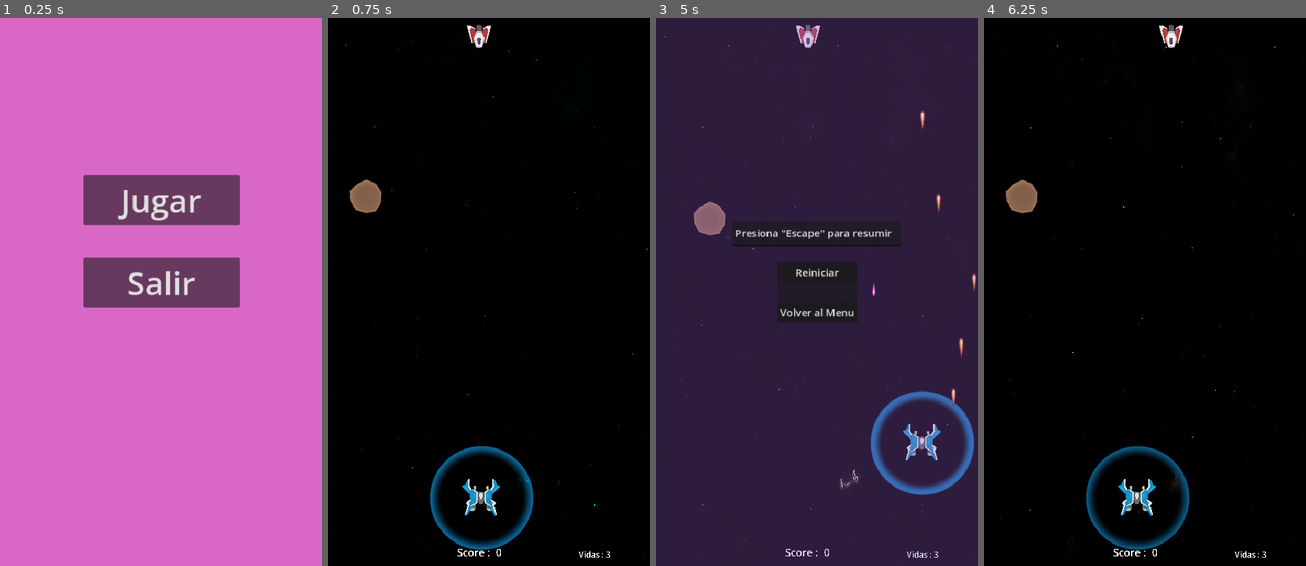
Above: before the commit, frames 1-4 (left to right).
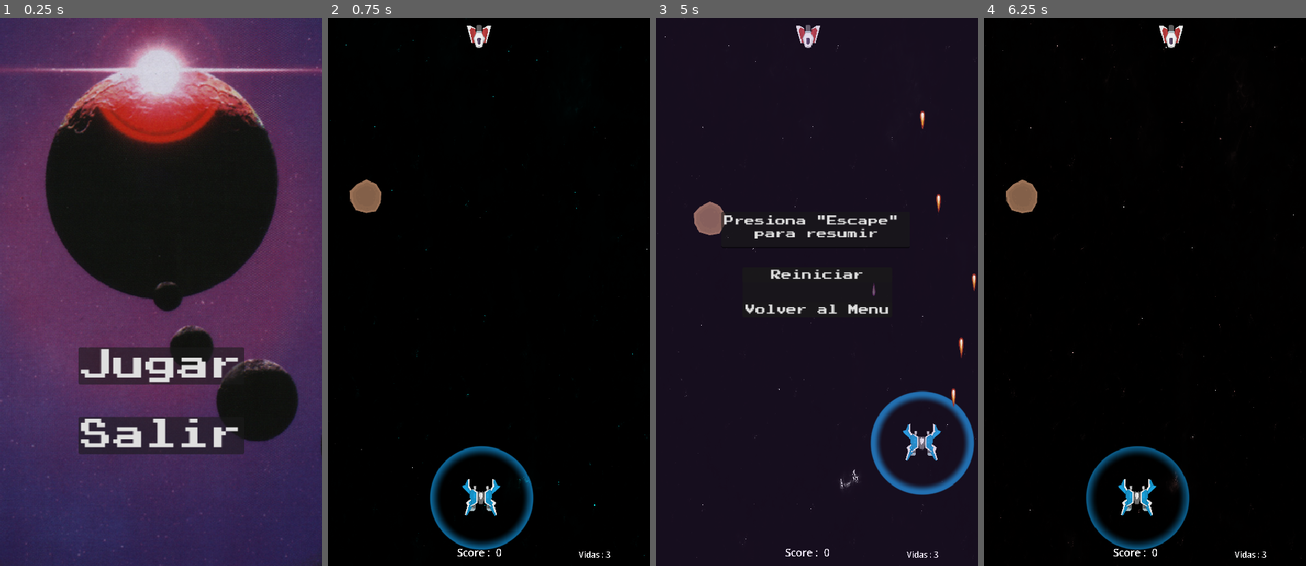
Above: after the commit, the same moments.

Repository: MauroCastro1705/Juego-motores
Game: Godot game, scene res://Menu/menu.tscn
Same seed, same stepped clock (60 frames per second), same inputs: the game is played once before the commit and once after it.
Inputs:
- Up to frame 1 (0.25 s): no input
- Up to frame 2 (0.75 s): click "Jugar" at 0.5 s
- Up to frame 3 (5 s): hold Right (derecha) 1.28-2.03 s; hold Space (disparar) 1.28-2.03 s; hold S (abajo) 2.03-2.78 s; tap Space (disparar) at 2.1, 3.6 s; hold Right (derecha) 2.78-3.53 s; hold Space (disparar) 2.78-3.53 s; hold W (arriba) 3.53-4.28 s; hold A (izquierda) from 4.28 s (still down); hold Space (disparar) from 4.28 s (still down); tap Escape (BotonPausa) at 4.9 s
- Up to frame 4 (6.25 s): release A (izquierda) at 5 s; release Space (disparar) at 5 s; click "Volver al Menu" at 5 s; click "Jugar" at 5.75 s

The runs differ from the first frame. In frame 1, 99% of the frame differs, in the area x 0-100%, y 0-100%; in frame 2, nothing differs; in frame 3, 93%; in frame 4, nothing differs.

Commit message:
Fonts e Imagen
Cambio de fuente, fondo para el menu principal

Diff:
--- a/Menu/menu.tscn
+++ b/Menu/menu.tscn
@@ -1,7 +1,15 @@
-[gd_scene load_steps=3 format=3 uid="uid://cf7hfdotqfat4"]
+[gd_scene load_steps=7 format=3 uid="uid://cf7hfdotqfat4"]
 
 [ext_resource type="Script" uid="uid://dbu5my7nq7jaq" path="res://Menu/menu.gd" id="1_rwxi6"]
+[ext_resource type="Texture2D" uid="uid://by3gmmccu5aj7" path="res://Assets/Fonts e Imagenes/planet1.PNG" id="2_8w4re"]
 [ext_resource type="AudioStream" uid="uid://d3uteaeyexb1f" path="res://Assets/Sonidos/Musica/nave menu.wav" id="2_ihied"]
+[ext_resource type="FontFile" uid="uid://b6tlguvuo0bes" path="res://Assets/Fonts e Imagenes/PressStart2P.ttf" id="2_raj00"]
+
+[sub_resource type="FontVariation" id="FontVariation_8w4re"]
+base_font = ExtResource("2_raj00")
+
+[sub_resource type="FontVariation" id="FontVariation_ofseh"]
+base_font = ExtResource("2_raj00")
 
 [node name="Menu" type="Control"]
 layout_mode = 3
@@ -19,30 +27,36 @@
 anchor_bottom = 1.0
 grow_horizontal = 2
 grow_vertical = 2
-color = Color(0.85556, 0.406344, 0.776763, 1)
+
+[node name="Sprite2D" type="Sprite2D" parent="ColorRect"]
+position = Vector2(244, 448)
+scale = Vector2(0.854254, 0.784179)
+texture = ExtResource("2_8w4re")
 
 [node name="VBoxContainer" type="VBoxContainer" parent="."]
 layout_mode = 1
-anchors_preset = 8
+anchors_preset = 7
 anchor_left = 0.5
-anchor_top = 0.5
+anchor_top = 1.0
 anchor_right = 0.5
-anchor_bottom = 0.5
-offset_left = -121.5
-offset_top = -182.0
-offset_right = 121.5
-offset_bottom = 182.0
+anchor_bottom = 1.0
+offset_left = -129.0
+offset_top = -340.0
+offset_right = 129.0
+offset_bottom = -174.0
 grow_horizontal = 2
-grow_vertical = 2
+grow_vertical = 0
 theme_override_constants/separation = 50
 
 [node name="Jugar" type="Button" parent="VBoxContainer"]
 layout_mode = 2
+theme_override_fonts/font = SubResource("FontVariation_8w4re")
 theme_override_font_sizes/font_size = 50
 text = "Jugar"
 
 [node name="Salir" type="Button" parent="VBoxContainer"]
 layout_mode = 2
+theme_override_fonts/font = SubResource("FontVariation_ofseh")
 theme_override_font_sizes/font_size = 50
 text = "Salir"
 
--- a/Menu/pausa.tscn
+++ b/Menu/pausa.tscn
@@ -1,6 +1,13 @@
-[gd_scene load_steps=2 format=3 uid="uid://bvsgr65jsx7pg"]
+[gd_scene load_steps=5 format=3 uid="uid://bvsgr65jsx7pg"]
 
 [ext_resource type="Script" uid="uid://cp7t0e3nsld8r" path="res://Menu/pausa.gd" id="1_64vt5"]
+[ext_resource type="FontFile" uid="uid://b6tlguvuo0bes" path="res://Assets/Fonts e Imagenes/PressStart2P.ttf" id="2_d1e2m"]
+
+[sub_resource type="FontVariation" id="FontVariation_80gcf"]
+base_font = ExtResource("2_d1e2m")
+
+[sub_resource type="FontVariation" id="FontVariation_8wffa"]
+base_font = ExtResource("2_d1e2m")
 
 [node name="Pausa" type="CanvasLayer"]
 process_mode = 3
@@ -12,7 +19,7 @@
 anchor_bottom = 1.0
 grow_horizontal = 2
 grow_vertical = 2
-color = Color(0.596603, 0.365226, 0.798919, 0.298039)
+color = Color(0.596078, 0.364706, 0.8, 0.145098)
 
 [node name="PanelContainer" type="PanelContainer" parent="."]
 anchors_preset = 8
@@ -33,22 +40,23 @@
 
 [node name="Reiniciar" type="Button" parent="PanelContainer/VBoxContainer"]
 layout_mode = 2
+theme_override_fonts/font = SubResource("FontVariation_80gcf")
 text = "Reiniciar"
 
 [node name="Volver al Menu" type="Button" parent="PanelContainer/VBoxContainer"]
 layout_mode = 2
+theme_override_fonts/font = SubResource("FontVariation_8wffa")
 text = "Volver al Menu"
 
 [node name="TextEdit" type="TextEdit" parent="."]
-anchors_preset = 5
-anchor_left = 0.5
-anchor_right = 0.5
-offset_left = -132.0
-offset_top = 315.0
-offset_right = 130.0
-offset_bottom = 354.0
-grow_horizontal = 2
-text = "Presiona \"Escape\" para resumir"
+offset_left = 101.0
+offset_top = 300.0
+offset_right = 394.0
+offset_bottom = 357.0
+size_flags_horizontal = 4
+theme_override_fonts/font = ExtResource("2_d1e2m")
+text = "Presiona \"Escape\"
+   para resumir"
 
 [connection signal="pressed" from="PanelContainer/VBoxContainer/Reiniciar" to="." method="_on_reiniciar_pressed"]
 [connection signal="pressed" from="PanelContainer/VBoxContainer/Volver al Menu" to="." method="_on_volver_al_menu_pressed"]
Binary file added: Assets/Fonts e Imagenes/PressStart2P.ttf
Not shown, added: Assets/Fonts e Imagenes/PressStart2P.ttf.import
Not shown, added: Assets/Fonts e Imagenes/planet.png.import
Binary file added: Assets/Fonts e Imagenes/planet1.PNG
Not shown, added: Assets/Fonts e Imagenes/planet1.PNG.import
Not shown, added: Assets/Fonts e Imagenes/planet.png
